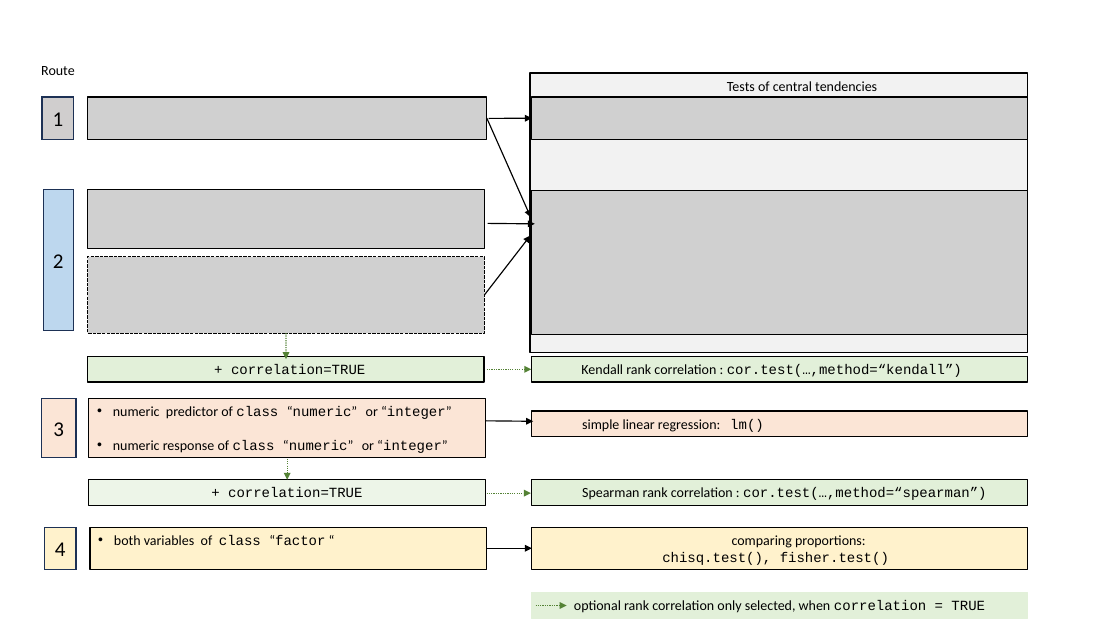
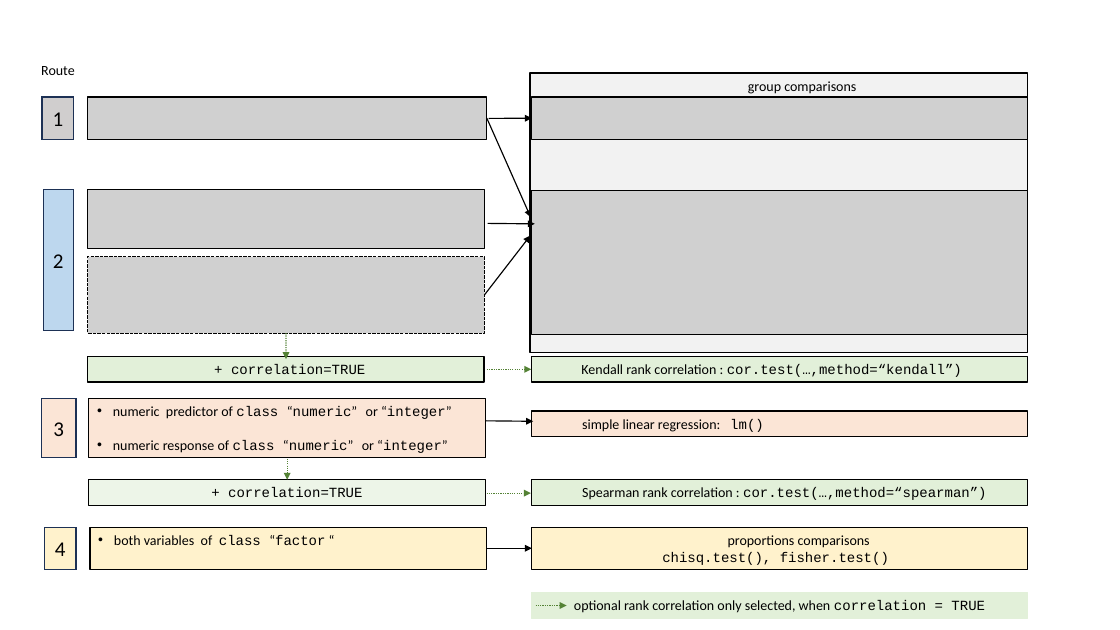
Before and after one commit to shhschilling/visStatistics, a slide deck: slide 5 of vignettes/figures/overview.pptx. Drawn at 1120x630 pixels with LibreOffice and Linux fonts; fonts in the diff are those of the drawing; grey boxes stand for pictures. Boxes give left, top, right and bottom in pixels: in the first picture for what was removed or moved away, otherwise in the second. Text is boxed around its words. In the diff, an @@ line names an element or a change of style, - is before the commit and + after.

```diff
--- a/vignettes/figures/overview.pptx
+++ b/vignettes/figures/overview.pptx
@@ text in rectangle at [748,81,856,94]: text changed @@
-Tests of central tendencies
+group comparisons
@@ text in rectangle at [662,535,889,565]: text changed @@
-comparing proportions:
-chisq.test(), fisher.test()
+proportions comparisons
+chisq.test(), fisher.test()
```
Also in this commit, not shown: 34 other files.
